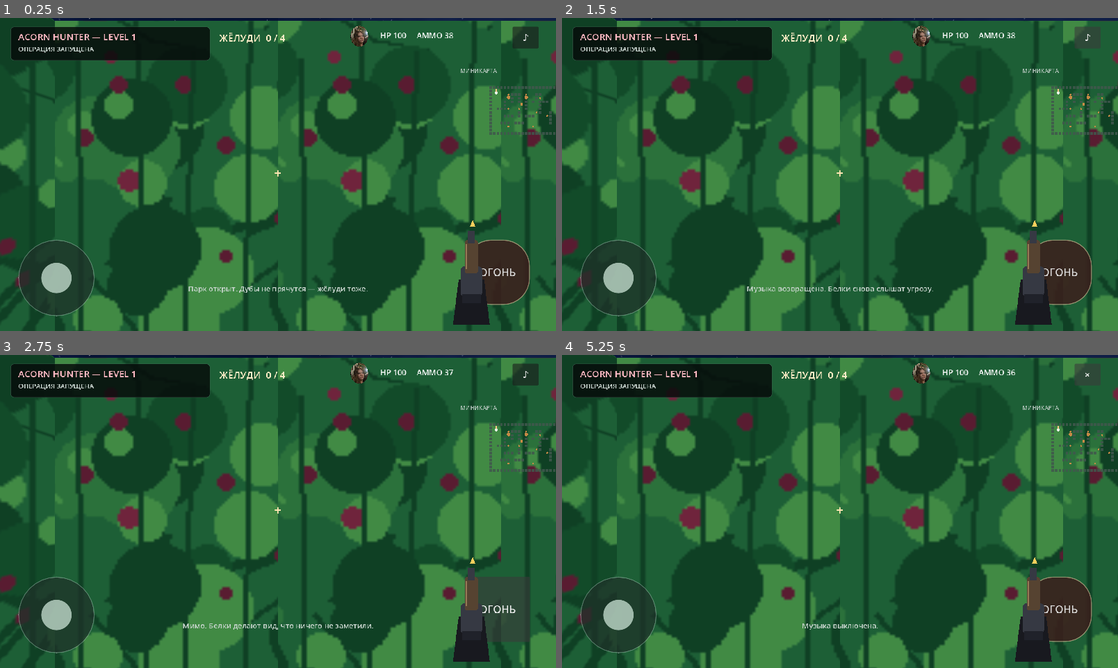
Above: before the commit, frames 1-4 (two rows, left to right).
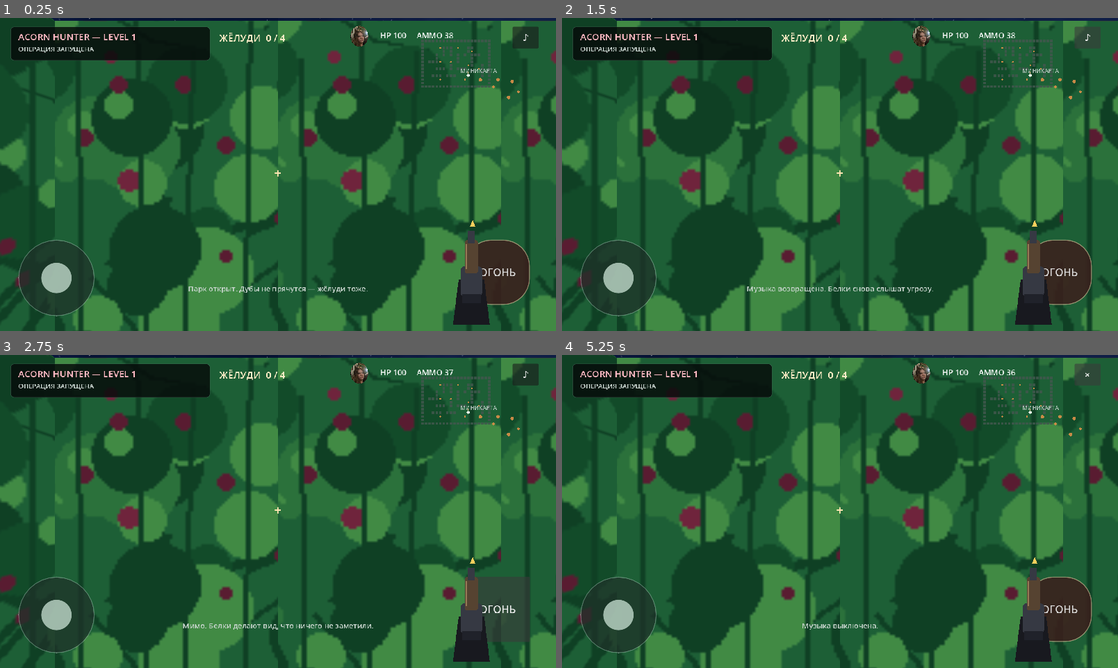
Above: after the commit, the same moments.

Repository: masterofmagic234/Arkon
Game: Godot game, scene res://game.tscn
Two runs of this game, one before a commit and one after it. Both use one fixed random seed, a clock stepped at 60 frames per second and the inputs below. This scene is started directly instead of the project's main scene.
Inputs:
- Up to frame 1 (0.25 s): no input
- Up to frame 2 (1.5 s): click "♪" at 0.5 s; click "×" at 1.25 s
- Up to frame 3 (2.75 s): click "ОГОНЬ" at 2 s
- Up to frame 4 (5.25 s): click "♪" at 2.75 s; click "×" at 3.5 s; click "ОГОНЬ" at 4.25 s; click "♪" at 5 s

The runs differ from the first frame. In frame 1, 0.8% of the frame differs, in the area x 75-100%, y 6-38%; in frame 2, 0.8%; in frame 3, 0.8%; in frame 4, 0.8%.

Commit message:
Fix minimap to stay fixed over world

Diff:
--- a/scripts/minimap_view.gd
+++ b/scripts/minimap_view.gd
@@ -1,8 +1,7 @@
 extends Control
 
-# ACORN HUNTER — optimized minimap.
-# Static world geometry is drawn once by StaticLayer and then moved with the
-# player. Only the dynamic layer is redrawn when gameplay state changes.
+# ACORN HUNTER — fixed-world minimap.
+# The map stays stationary; only the player and live entities move on it.
 
 const LevelData = preload("res://scripts/level_data.gd")
 const CELL_SIZE := LevelData.CELL_SIZE
@@ -30,8 +29,6 @@
 
 	func setup(game: Node) -> void:
 		mouse_filter = Control.MOUSE_FILTER_IGNORE
-		# Set only anchors here. set_anchors_and_offsets_preset(PRESET_TOP_LEFT)
-		# would reset the offsets and collapse this runtime layer to 0x0.
 		set_anchors_preset(Control.PRESET_TOP_LEFT)
 		tree_positions.clear()
 
@@ -72,8 +69,6 @@
 	func setup(game_node: Node) -> void:
 		game = game_node
 		mouse_filter = Control.MOUSE_FILTER_IGNORE
-		# Preserve the size assigned by MinimapView._ready().
-		# The offsets define the drawable area used by the dynamic markers.
 		set_anchors_preset(Control.PRESET_TOP_LEFT)
 
 	func set_state(pos: Vector3, yaw: float, acorns: Array, squirrels: Array, stunned_state: Dictionary) -> void:
@@ -94,22 +89,21 @@
 		for name in acorn_names:
 			var node := game.get_node_or_null(name) as Node3D
 			if node:
-				_dot(
-					center + Vector2(node.global_position.x - game_position.x, node.global_position.z - game_position.z) * MAP_SCALE,
-					4.0,
-					bounds
-				)
+				var p := center + Vector2(node.global_position.x, node.global_position.z) * MAP_SCALE
+				_dot(p, 4.0, bounds)
 
 		for name in squirrel_names:
 			var node := game.get_node_or_null(name) as Node3D
 			if node:
-				var p := center + Vector2(node.global_position.x - game_position.x, node.global_position.z - game_position.z) * MAP_SCALE
+				var p := center + Vector2(node.global_position.x, node.global_position.z) * MAP_SCALE
 				_dot(p, 3.0, bounds)
 
-		# Player is always at the center of this player-centered minimap.
+		# Player moves over the fixed world map.
+		var player_pos := center + Vector2(game_position.x, game_position.z) * MAP_SCALE
 		var facing := Vector2(-sin(game_yaw), -cos(game_yaw)) * 9.0
-		draw_line(center, center + facing, Color(1.0, 0.78, 0.55, 0.95), 2.0)
-		draw_circle(center, 3.5, Color(0.9, 0.95, 0.9, 1.0))
+		if bounds.has_point(player_pos):
+			draw_line(player_pos, player_pos + facing, Color(1.0, 0.78, 0.55, 0.95), 2.0)
+			draw_circle(player_pos, 3.5, Color(0.9, 0.95, 0.9, 1.0))
 
 	func _dot(pos: Vector2, radius: float, bounds: Rect2) -> void:
 		if bounds.has_point(pos):
@@ -145,9 +139,8 @@
 	stunned = stunned_state.duplicate()
 
 	if static_layer:
-		# The static layer is a cached canvas item. Moving it changes its
-		# transform without rebuilding all wall/tree draw commands.
-		static_layer.position = size * 0.5 - Vector2(game_position.x, game_position.z) * MAP_SCALE
+		# Static world geometry remains in one fixed coordinate system.
+		static_layer.position = Vector2.ZERO
 
 	if dynamic_layer:
 		dynamic_layer.set_state(pos, yaw, acorn_names, squirrel_names, stunned)
